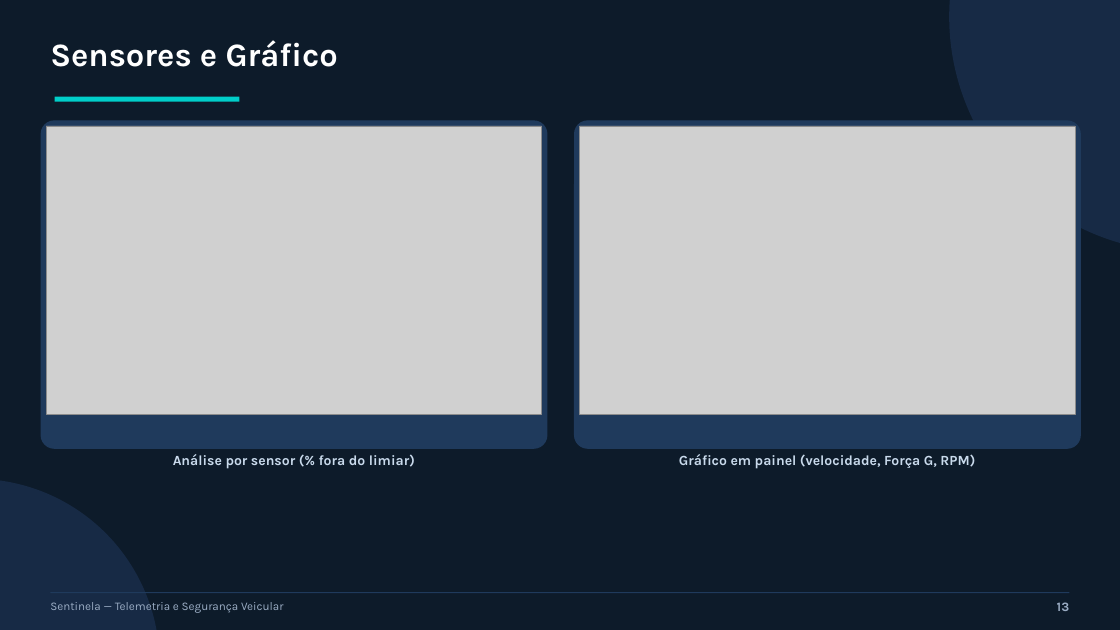
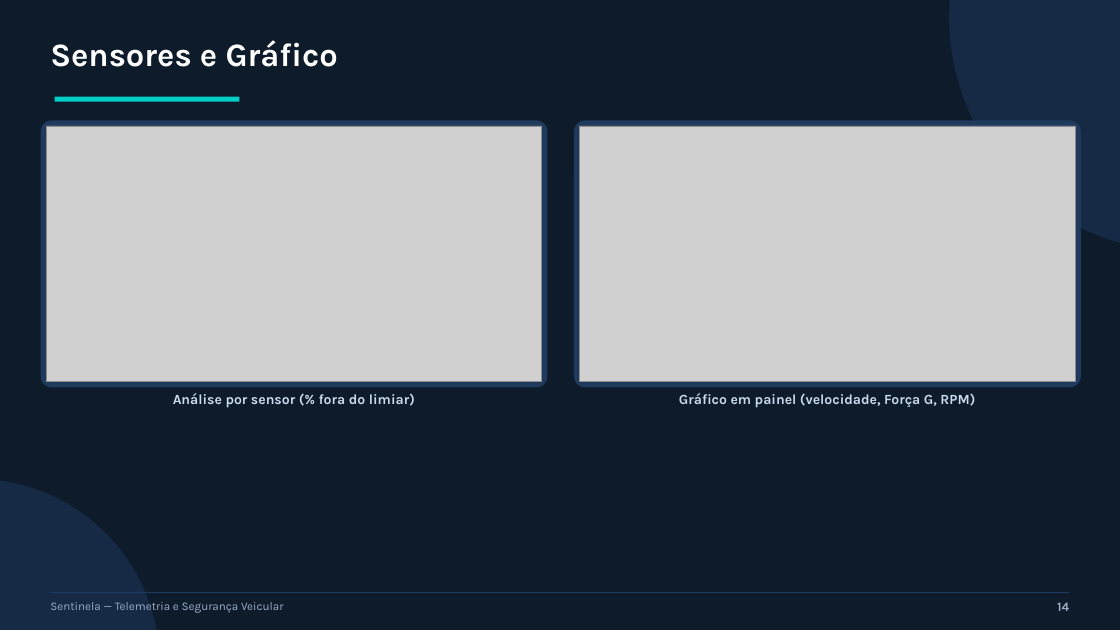
Before and after one commit to joaomauricio22/sensores-iot, a slide deck: slide 14 of apresentacao/slides_pav.pptx (slide 13 before the commit). Drawn at 1120x630 pixels with LibreOffice and Linux fonts; fonts in the diff are those of the drawing; grey boxes stand for pictures. Boxes give left, top, right and bottom in pixels: in the first picture for what was removed or moved away, otherwise in the second. Text is boxed around its words. In the diff, an @@ line names an element or a change of style, - is before the commit and + after.

```diff
--- a/apresentacao/slides_pav.pptx
+++ b/apresentacao/slides_pav.pptx
@@ rounded rectangle: place and size @@
-rounded rectangle at [41,121,547,449]
+rounded rectangle at [41,121,547,387]
@@ picture: place and size @@
-picture at [46,126,542,414]
+picture at [46,126,542,382]
@@ rounded rectangle: place and size @@
-rounded rectangle at [575,121,1081,449]
+rounded rectangle at [575,121,1081,387]
@@ picture: place and size @@
-picture at [580,126,1075,414]
+picture at [580,126,1075,382]
@@ text "Análise por sensor (% fora ...": place and size @@
-text "Análise por sensor (% fora ..." at [173,454,415,469]
+text "Análise por sensor (% fora ..." at [173,393,415,408]
@@ text "Gráfico em painel (velocidade, Força ...": place and size @@
-text "Gráfico em painel (velocidade, Força ..." at [679,454,975,469]
+text "Gráfico em painel (velocidade, Força ..." at [679,393,975,408]
@@ text at [1057,602,1069,611]: text changed @@
-13
+14
```
Also in this commit, not shown: 13 other slides changed, 3 slides added, 14 other files.
